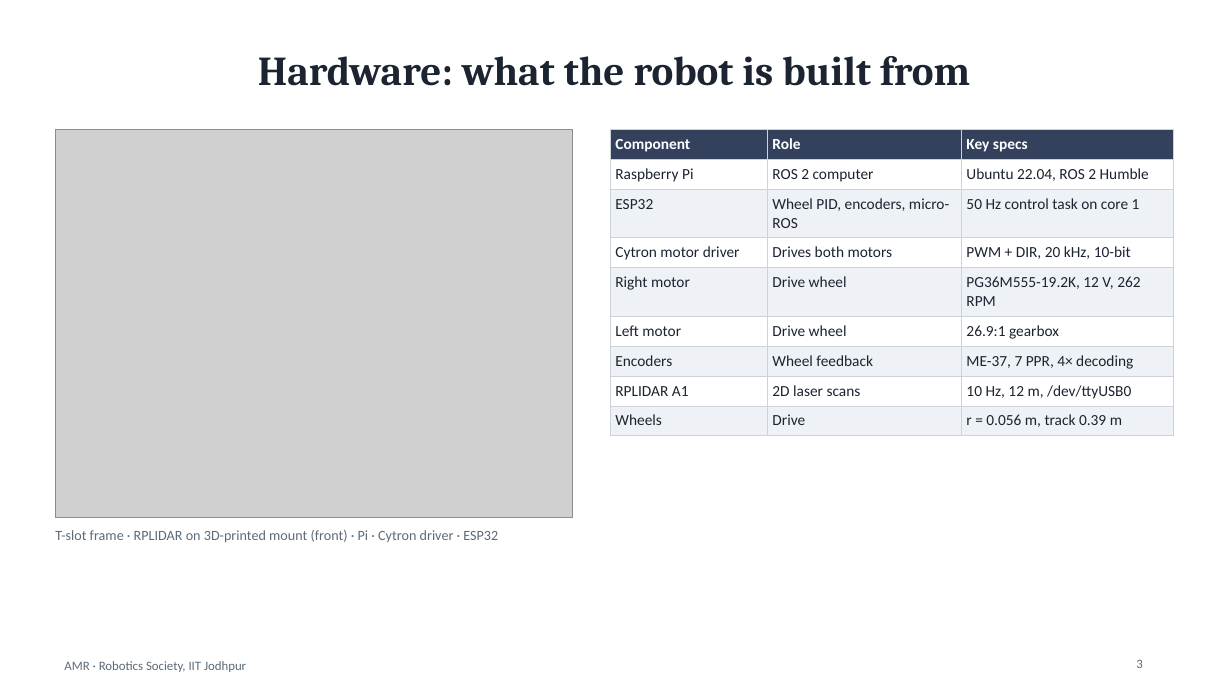
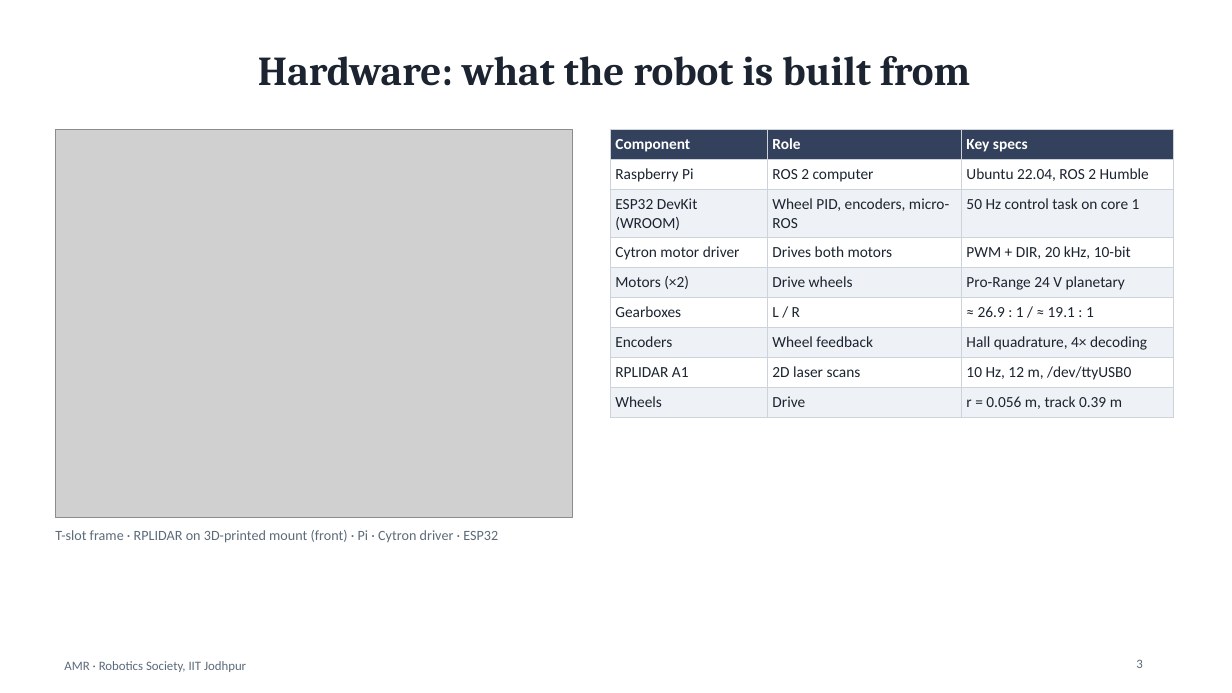
Before and after one commit to codr-shiv/amr, a slide deck: slide 3 of final-product/docs/presentation/AMR_Project_Presentation.pptx. Drawn at 1232x693 pixels with LibreOffice and Linux fonts; fonts in the diff are those of the drawing; grey boxes stand for pictures. Boxes give left, top, right and bottom in pixels: in the first picture for what was removed or moved away, otherwise in the second. Text is boxed around its words. In the diff, an @@ line names an element or a change of style, - is before the commit and + after.

```diff
--- a/final-product/docs/presentation/AMR_Project_Presentation.pptx
+++ b/final-product/docs/presentation/AMR_Project_Presentation.pptx
@@ table at [610, 129, 1174, 413] @@
-row 3, column 1: ESP32
+row 3, column 1: ESP32 DevKit (WROOM)
-row 5: Right motor | Drive wheel | PG36M555-19.2K, 12 V, 262 RPM
+row 5: Motors (×2) | Drive wheels | Pro-Range 24 V planetary
-row 6: Left motor | Drive wheel | 26.9:1 gearbox
+row 6: Gearboxes | L / R | ≈ 26.9 : 1 / ≈ 19.1 : 1
-row 7, column 3: ME-37, 7 PPR, 4× decoding
+row 7, column 3: Hall quadrature, 4× decoding
```
Also in this commit, not shown: 4 other slides changed, 31 other files.
